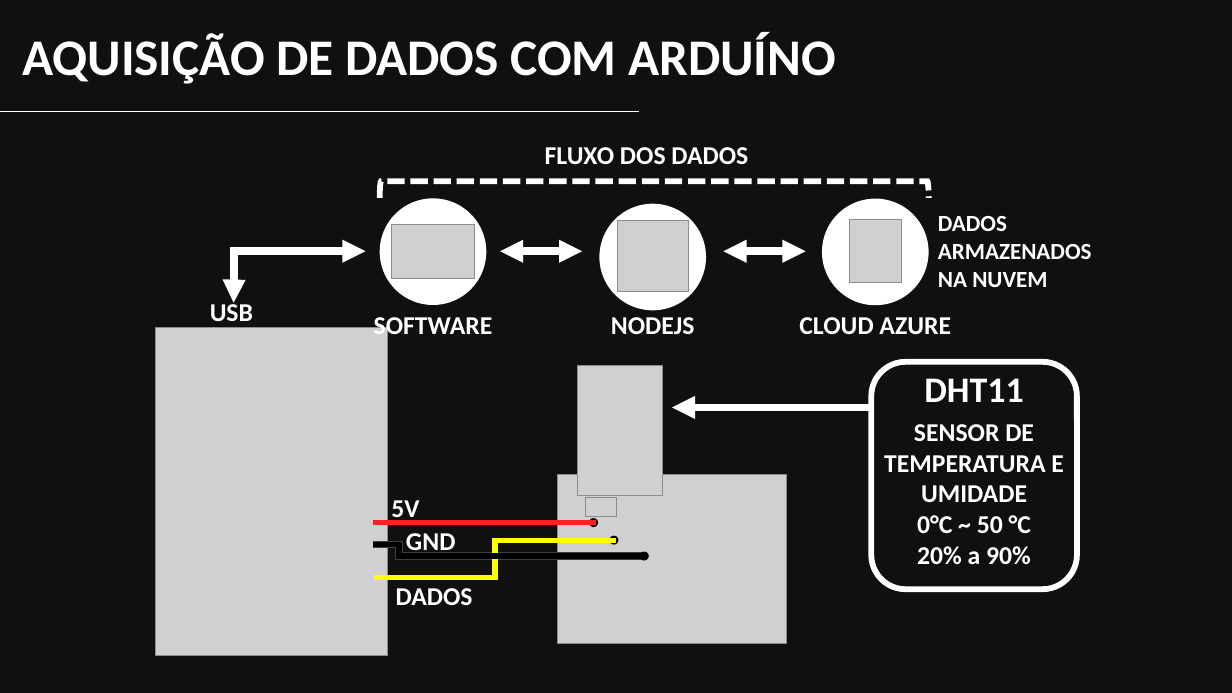
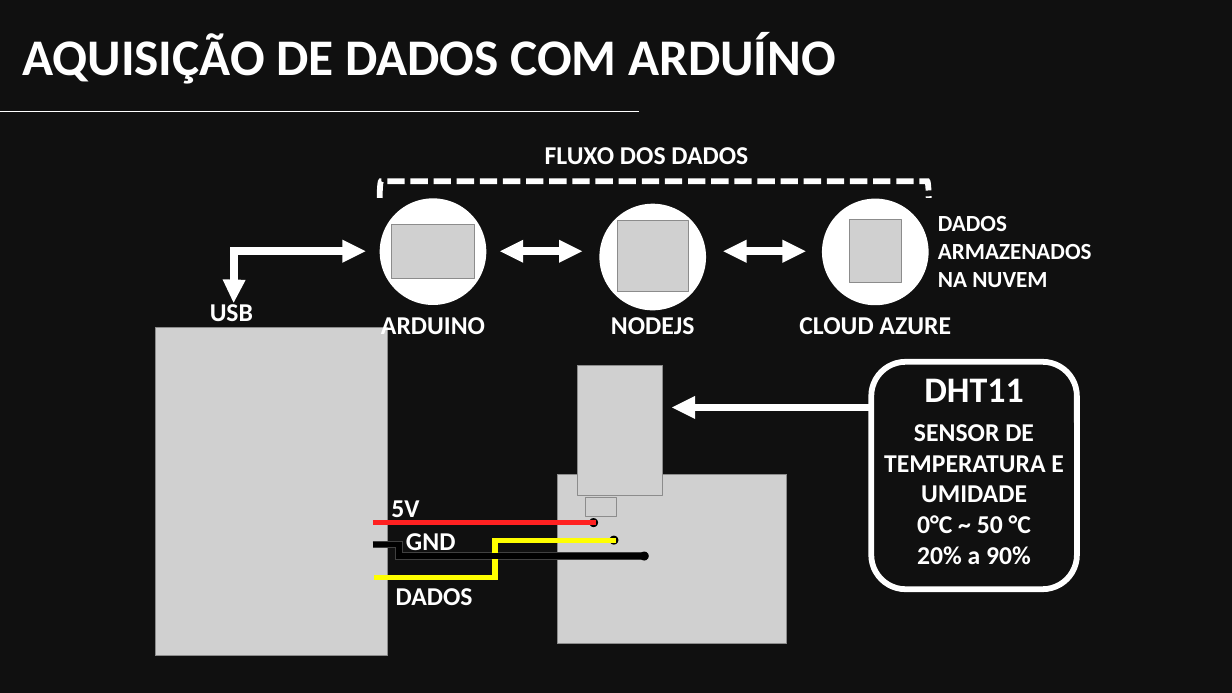
Before and after one commit to YudiG12/grupo-bandtec, a slide deck: slide 10 of Apresentação/inSensor.pptx. Drawn at 1232x693 pixels with LibreOffice and Linux fonts; fonts in the diff are those of the drawing; grey boxes stand for pictures; background and template pictures are left out; a plain dark background stands for a picture behind light text. Boxes give left, top, right and bottom in pixels: in the first picture for what was removed or moved away, otherwise in the second. Text is boxed around its words. In the diff, an @@ line names an element or a change of style, - is before the commit and + after.

```diff
--- a/Apresentação/inSensor.pptx
+++ b/Apresentação/inSensor.pptx
@@ text at bbox=[381, 317, 485, 340]: text changed @@
-SOFTWARE
+ARDUINO
```
Also in this commit, not shown: 4 other slides changed, 8 slides added.
